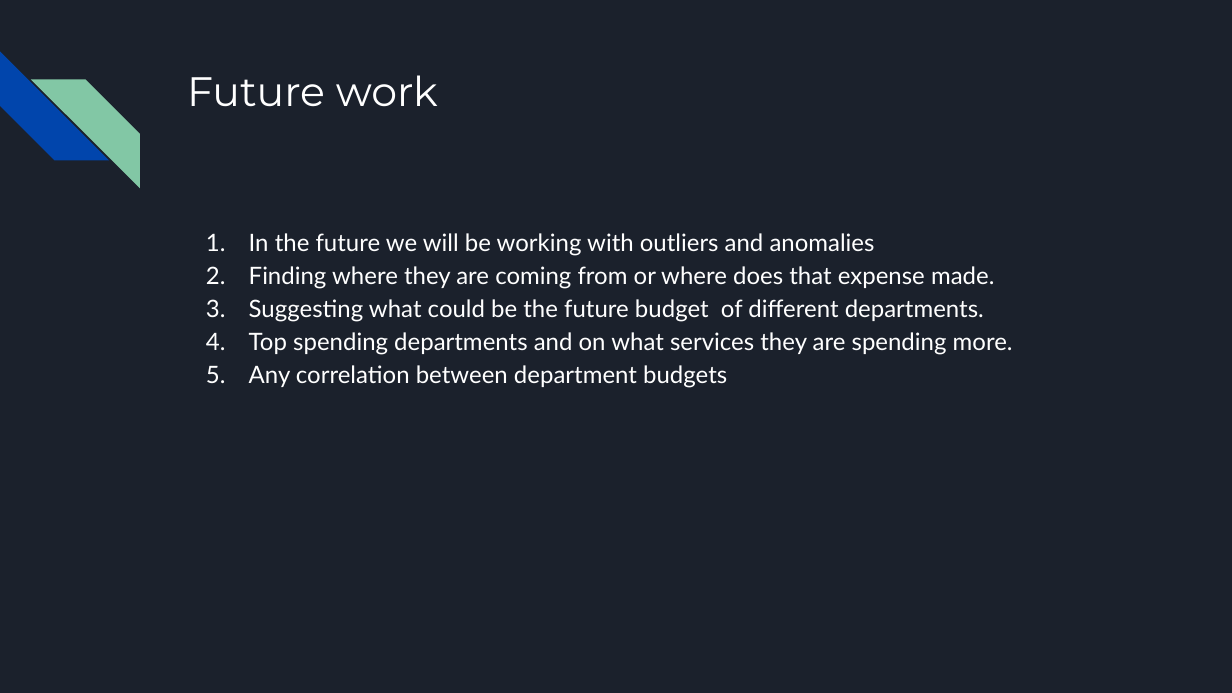
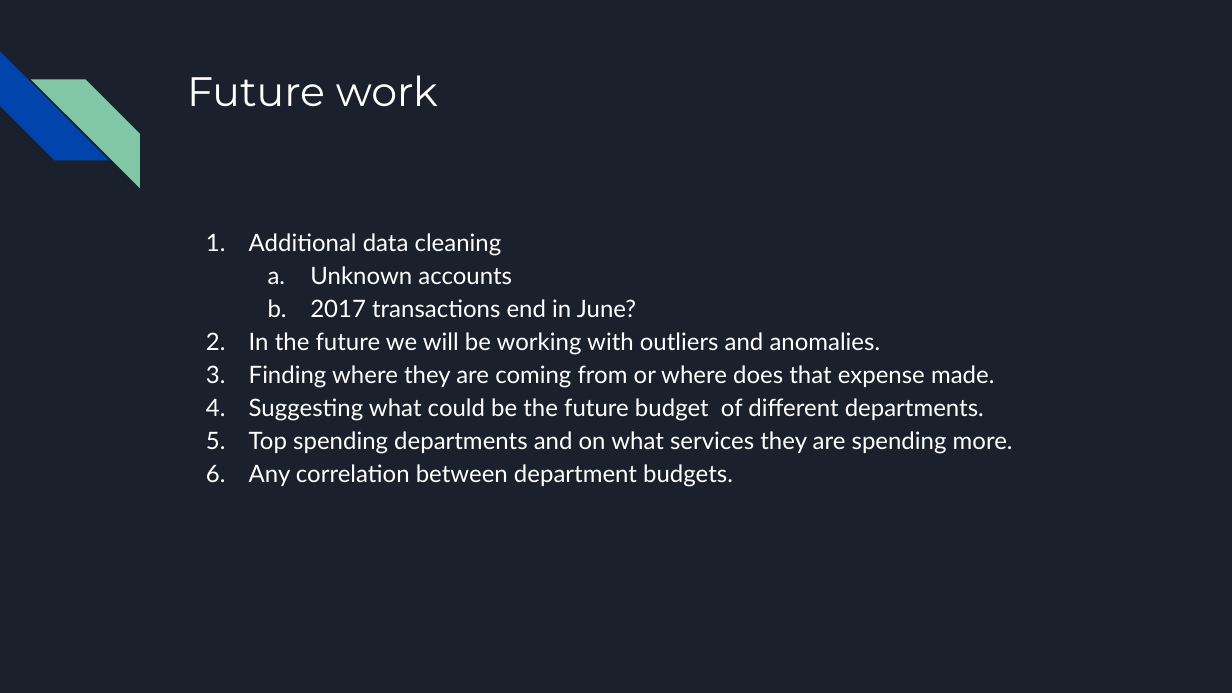
Before and after one commit to UNCG-CSE/Guilford_Financial, a slide deck: slide 25 of Presentation/CSC505Presentation3.pptx. Drawn at 1232x693 pixels with LibreOffice and Linux fonts; fonts in the diff are those of the drawing. Boxes give left, top, right and bottom in pixels: in the first picture for what was removed or moved away, otherwise in the second. Text is boxed around its words. In the diff, an @@ line names an element or a change of style, - is before the commit and + after.

```diff
--- a/Presentation/CSC505Presentation3.pptx
+++ b/Presentation/CSC505Presentation3.pptx
@@ text at [249, 233, 881, 355]: text changed @@
-1. In the future we will be working with outliers and anomalies
+1. Additional data cleaning
+  a. Unknown accounts
+  b. 2017 transactions end in June?
+2. In the future we will be working with outliers and anomalies.
@@ text at [249, 464, 733, 487]: text changed @@
-5. Any correlation between department budgets
+6. Any correlation between department budgets.
```
Also in this commit, not shown: 3 other slides changed, 2 slides added, 2 slides removed.
